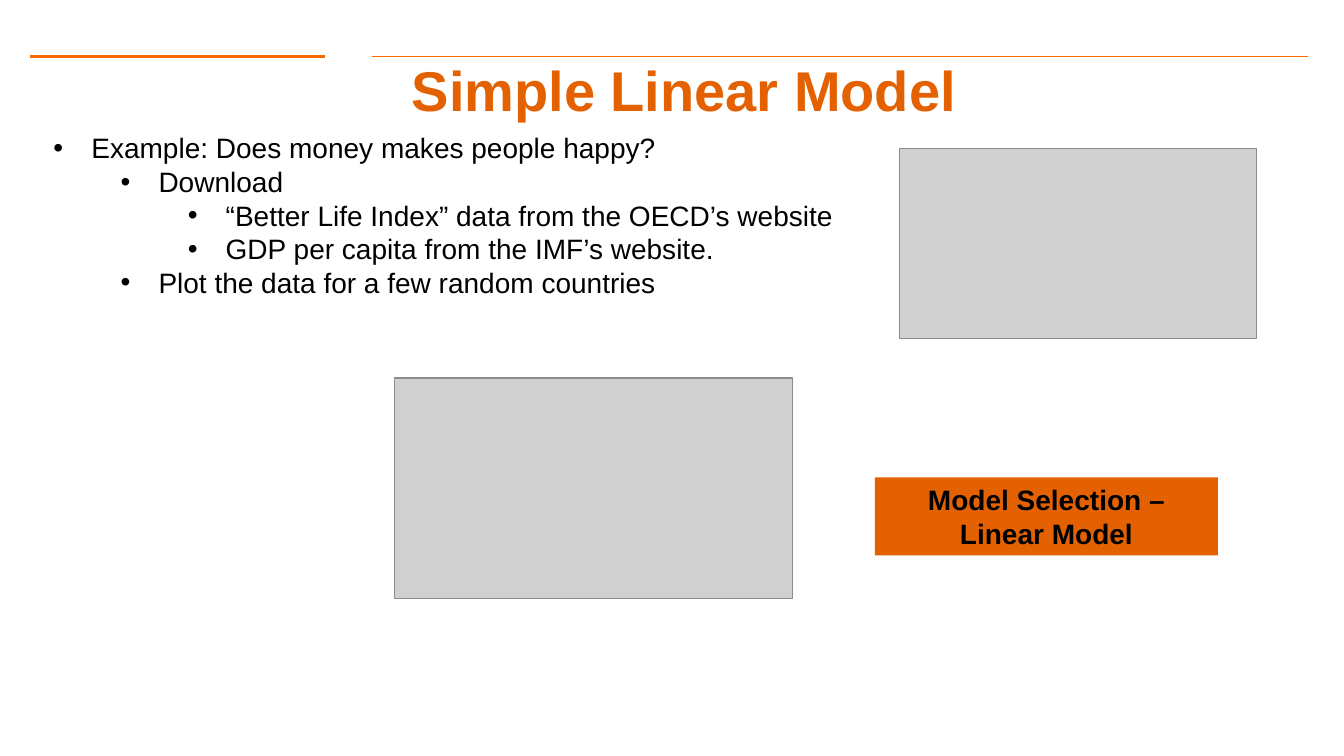
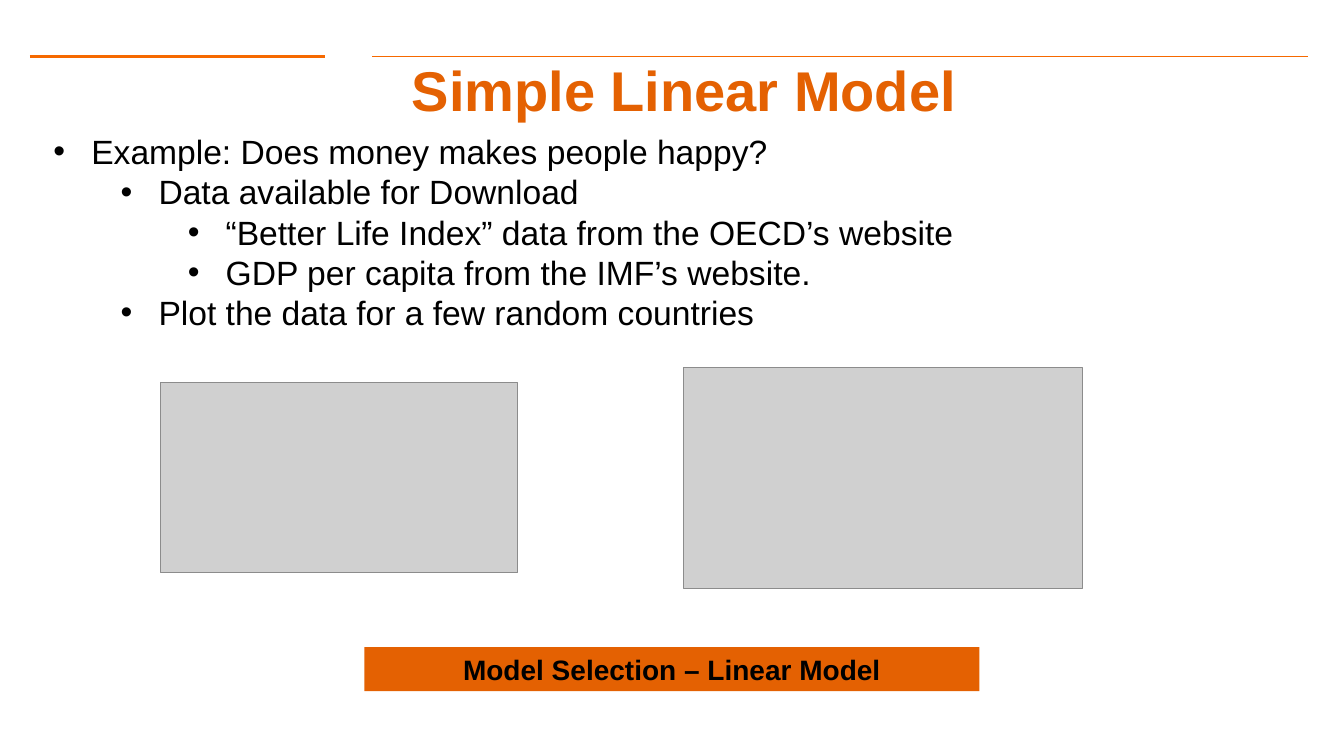
Before and after one commit to gk5951/RIT-DSCI-633-FDS, a slide deck: slide 28 of Syllabus/Lecture02/Lec02.pptx. Drawn at 1344x756 pixels with LibreOffice and Linux fonts; fonts in the diff are those of the drawing; grey boxes stand for pictures; background and template pictures are left out. Boxes give left, top, right and bottom in pixels: in the first picture for what was removed or moved away, otherwise in the second. Text is boxed around its words. In the diff, an @@ line names an element or a change of style, - is before the commit and + after.

```diff
--- a/Syllabus/Lecture02/Lec02.pptx
+++ b/Syllabus/Lecture02/Lec02.pptx
@@ text at (x1=91, y1=139, x2=953, y2=326): size 20 to 24 pt in "Example: Does money makes people happy?", "“Better Life Index” data from the OECD’s ...", "GDP per capita from the IMF’s website.", "Plot the data for a few random ..." @@
@@ text at (x1=159, y1=179, x2=578, y2=205): text changed; size 20 to 24 pt @@
-  • Download
+  • Data available for Download
@@ picture moved from (x1=899, y1=148, x2=1256, y2=339) to (x1=160, y1=382, x2=517, y2=573) @@
@@ picture moved from (x1=394, y1=378, x2=792, y2=599) to (x1=684, y1=367, x2=1082, y2=588) @@
@@ rectangle "Model Selection – Linear Model" resized from (x1=875, y1=478, x2=1218, y2=556) to (x1=365, y1=647, x2=980, y2=692) @@
```
Also in this commit, not shown: 1 other slide changed, 15 other files.
